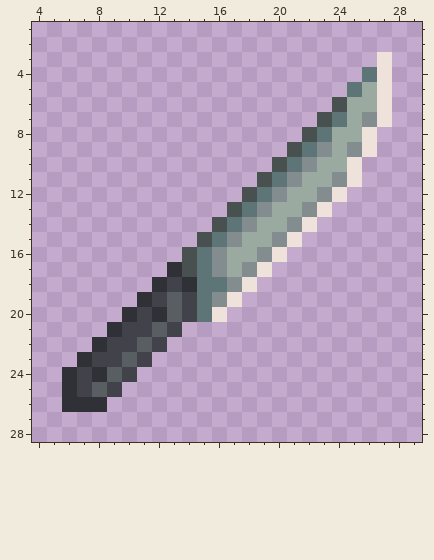
File history of a pixel-art sprite, Resources/Textures/Objects/Weapons/Melee/kitchen_knife.rsi/icon.png. This is how it looked before the edit.
The file is 32x32 pixels. Colours within 5 levels of each other are drawn and written as one. Shown: x 4..29, y 1..28.
New version:
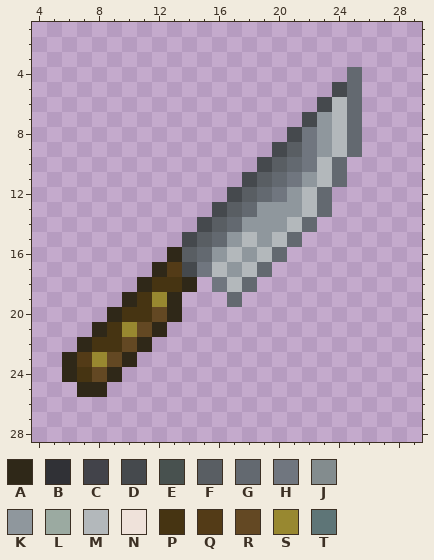
Palette (. is transparent): A #2f2818  B #303136  C #42434a  D #45494d  E #48514f  F #595e63  G #636970  H #70767f  J #838c8e  K #8f979d  L #9baaa1  M #b3b8bb  N #efe2da  P #463412  Q #533b17  R #634823  S #988830  T #5e7577
Change:
@@ x 4..29 @@
  2 ..........................
- 3 .......................N..
- 4 ......................TN..
- 5 .....................TLN..
- 6 ....................ELLN..
- 7 ...................ETLJN..
- 8 ..................ETLLN...
- 9 .................ETJLJN...
-10 ................ETJLLN....
-11 ...............ETJLLJN....
-12 ..............ETJLLJN.....
-13 .............ETJLLJN......
-14 ............ETJLLJN.......
-15 ...........ETJLLJN........
-16 ..........ETJLLJN.........
-17 .........BETJLJN..........
-18 ........BCBTTJN...........
-19 .......BCFCTJN............
-20 ......BCBFCTN.............
-21 .....BCCFC................
-22 ....BCCFC.................
-23 ...BCCFC..................
-24 ..BCBFC...................
-25 ..BCFC....................
-26 ..BBB.....................
+ 3 ..........................
+ 4 .....................G....
+ 5 ....................DG....
+ 6 ...................DMG....
+ 7 ..................DKMG....
+ 8 .................DHKMG....
+ 9 ................DFHKMG....
+10 ...............DFGHMG.....
+11 ..............DFGHKMG.....
+12 .............DFGHKMG......
+13 ............DFGKKKMG......
+14 ...........DFGKKKMG.......
+15 ..........DFGKMKMG........
+16 .........AFGKMKMG.........
+17 ........AQDHMKMG..........
+18 .......APPA.HMG...........
+19 ......APSA...G............
+20 .....APPRA................
+21 ....APSRA.................
+22 ...APPRA..................
+23 ..AQSRA...................
+24 ..APRA....................
+25 ...AA.....................
+26 ..........................
 27 ..........................
Pixel boxes of the changes (left, top, right, bottom) in both pictures:
changed: (62, 52, 392, 412)
